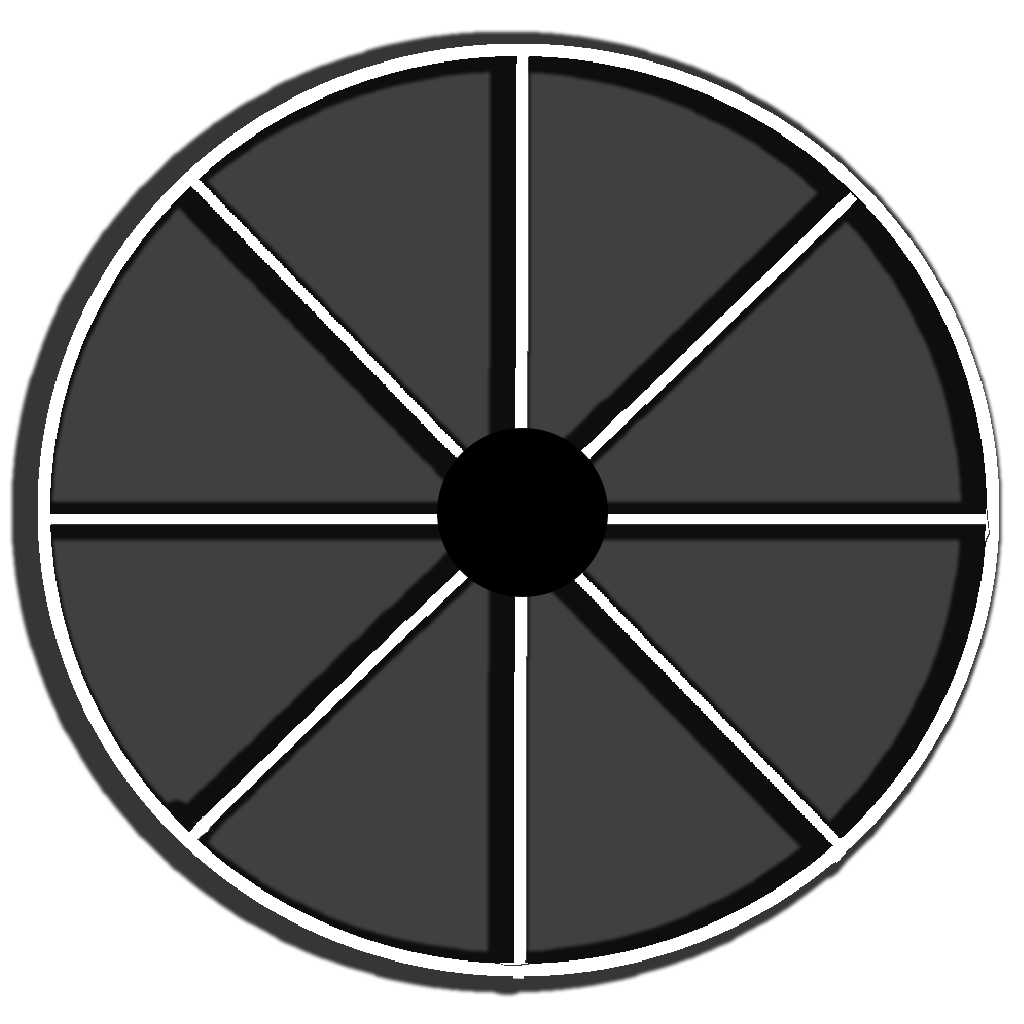
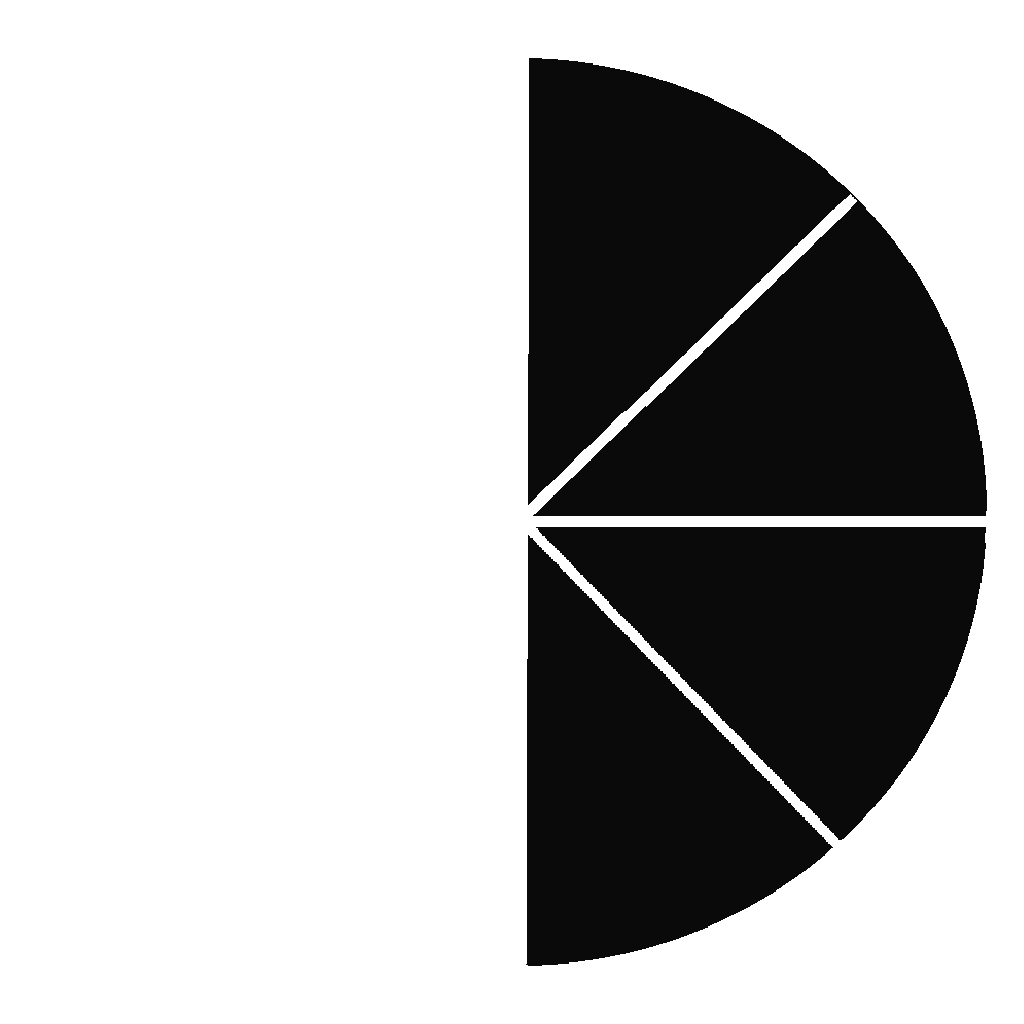
Layered file, before and after one edit (1024x1024). Changes by layer:
added layer "Layer 1" (96%) above "Ellipse 1" over <box>526,58,987,966</box>
hid "Ellipse 1" over <box>437,428,608,597</box>
hid "Layer 1 copy" over <box>38,44,999,979</box>
hid "bak" over <box>50,56,987,964</box>
